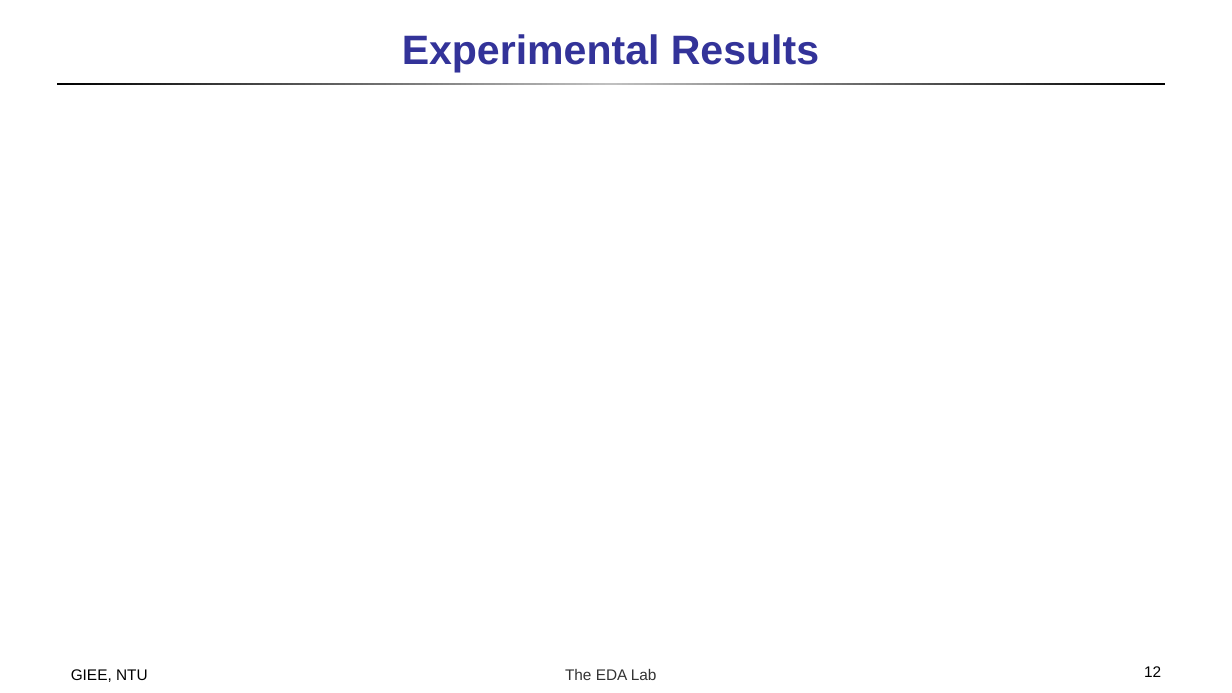
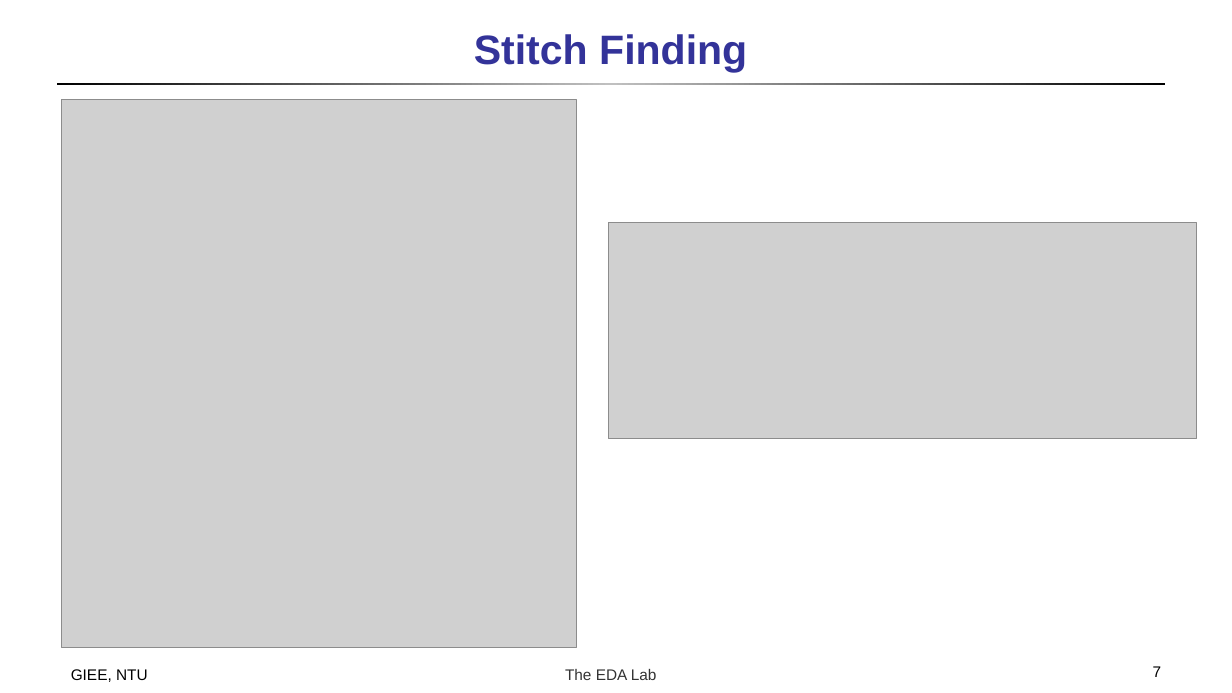
Before and after one commit to doctry/paper, a slide deck: slide 7 of Double Patterning/A High-Performance Triple Patterning Layout Decomposer.pptx (slide 12 before the commit). Drawn at 1232x693 pixels with LibreOffice and Linux fonts; fonts in the diff are those of the drawing; grey boxes stand for pictures. Boxes give left, top, right and bottom in pixels: in the first picture for what was removed or moved away, otherwise in the second. Text is boxed around its words. In the diff, an @@ line names an element or a change of style, - is before the commit and + after.

Commit message:
finish ptt 2020/12/10

```diff
--- a/Double Patterning/A High-Performance Triple Patterning Layout Decomposer.pptx
+++ b/Double Patterning/A High-Performance Triple Patterning Layout Decomposer.pptx
@@ title at [474, 34, 747, 72]: text changed @@
-Experimental Results
+Stitch Finding
@@ picture added at [62, 100, 577, 648] @@
@@ picture added at [609, 223, 1197, 439] @@
@@ page number at [1153, 666, 1162, 677]: text changed @@
-12
+7
```
